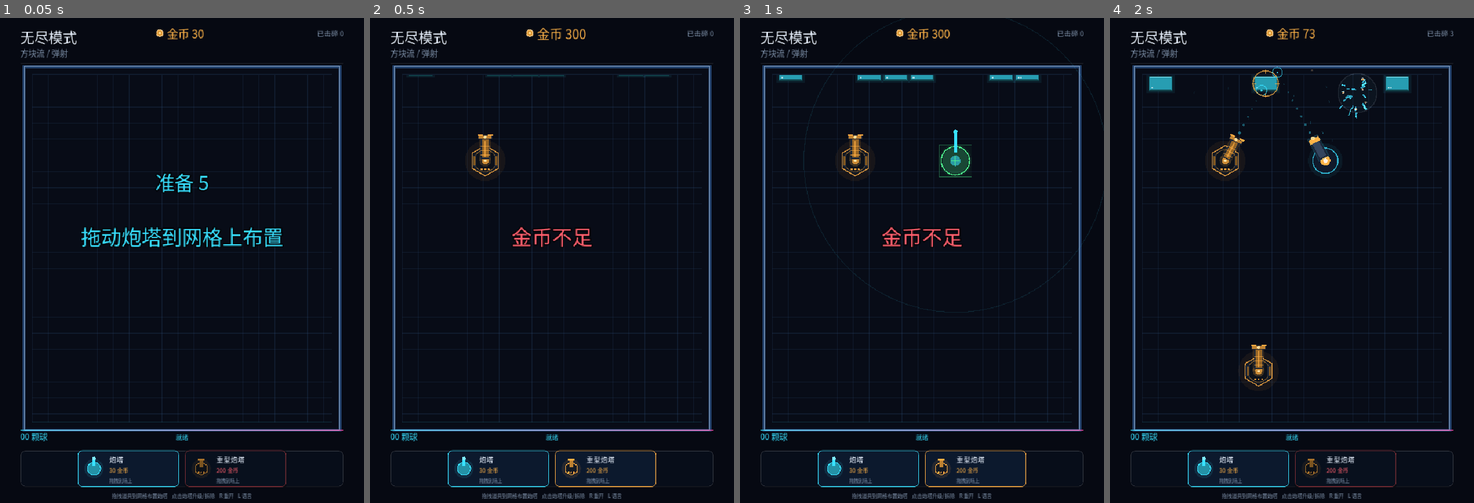
Above: before the commit, frames 1-4 (left to right).
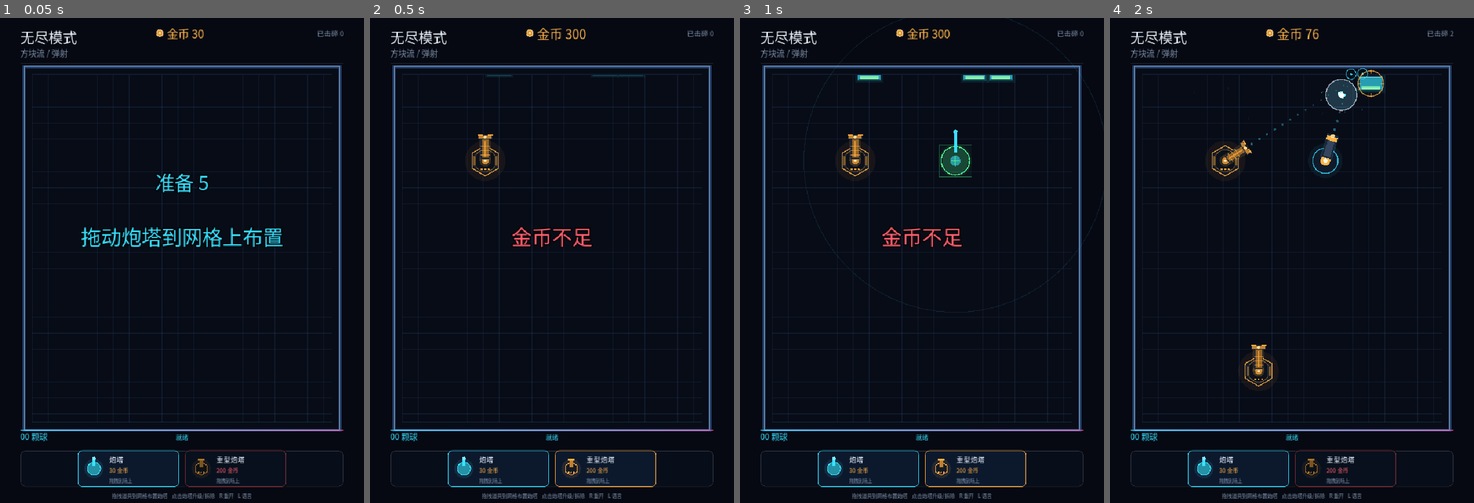
Above: after the commit, the same moments.

Repository: soryu-ryouji/build-shoot
Game: Godot game, scene res://tools/smoke_test.tscn
Two runs of this game, one before a commit and one after it. Both use one fixed random seed, a clock stepped at 60 frames per second and the inputs below. This scene is started directly instead of the project's main scene.
Inputs (mouse positions are in pixels of both pictures, inside the frame that each line leads up to):
- Up to frame 1 (0.05 s): no input
- Up to frame 2 (0.5 s): no input
- Up to frame 3 (1 s): tap Enter at 0.5 s; drag from (867, 469) to (958, 153) at 0.52 s
- Up to frame 4 (2 s): drag from (1346, 469) to (1273, 357) at 1.27 s

Frame 1 is identical in both runs. In frame 2, less than 0.1% of the frame differs, in the area x 10-83%, y 11-13%; in frame 3, 0.5%; in frame 4, 2.2%, in the area x 10-95%, y 2-31%.

Commit message:
feat: 增加怪物种类并调整波次难度

Diff:
--- a/scripts/blocks.gd
+++ b/scripts/blocks.gd
@@ -12,6 +12,13 @@
 const GRID_ORIGIN_X := 76.0
 const ROW_PITCH := 48.0
 const SPAWN_Y := PLAY_TOP - CELL_SIZE.y - 6.0
+const ROWS_PER_WAVE := 5
+
+const KIND_NORMAL := "normal"
+const KIND_SWIFT := "swift"
+const KIND_ARMORED := "armored"
+const KIND_ELITE := "elite"
+const HEALTH_BAR_HEIGHT := 6.0
 
 var blocks: Array[Dictionary] = []
 var by_id := {}
@@ -52,7 +59,7 @@
 	var dy := scroll_speed * delta
 	for b in blocks:
 		if bool(b.alive):
-			b.rect.position.y += dy
+			b.rect.position.y += dy * float(b.get("speed_scale", 1.0))
 
 	# 移除已经滚出底部或被击碎的方块
 	var i := blocks.size() - 1
@@ -161,32 +168,66 @@
 	}
 
 
+func _wave_for_row(row: int) -> int:
+	return int(row / ROWS_PER_WAVE) + 1
+
+
+func _base_health_for_wave(wave: int) -> int:
+	return 2 + maxi(wave, 1)
+
+
+func _enemy_count_for_wave(wave: int) -> int:
+	return clampi(2 + maxi(wave, 1), 3, COLS)
+
+
+func _pick_kind(wave: int) -> String:
+	var roll := _rng.randf()
+	if wave >= 4 and roll < 0.10:
+		return KIND_ELITE
+	if wave >= 3 and roll < 0.28:
+		return KIND_ARMORED
+	if wave >= 2 and roll < 0.55:
+		return KIND_SWIFT
+	return KIND_NORMAL
+
+
+func _health_for_kind(kind: String, base_hp: int) -> int:
+	match kind:
+		KIND_SWIFT:
+			return maxi(2, int(round(base_hp * 0.7)))
+		KIND_ARMORED:
+			return int(round(base_hp * 2.0))
+		KIND_ELITE:
+			return int(round(base_hp * 3.5))
+	return base_hp
+
+
+func _speed_for_kind(kind: String) -> float:
+	match kind:
+		KIND_SWIFT:
+			return 1.3
+		KIND_ARMORED:
+			return 0.8
+		KIND_ELITE:
+			return 0.9
+	return 1.0
+
+
 func _spawn_row(y: float) -> void:
 	var row := spawned_rows
 	spawned_rows += 1
 
+	var wave := _wave_for_row(row)
 	var color_index := int(row / 2) % 6 + 1
-	var hp_base := clampi(1 + int(row / 14), 1, 5)
-
-	# 先铺满，再挖 2~3 段连续缺口，保证行与行之间、块与块之间都有空隙
+	var hp_base := _base_health_for_wave(wave)
+
+	# 每 5 行组成一波：第一波每行 3~4 只，之后每波约增加 1 只
+	var target_count := mini(COLS, _enemy_count_for_wave(wave) + _rng.randi_range(0, 1))
 	var present: Array[bool] = []
 	present.resize(COLS)
-	present.fill(true)
-	var gap_count := _rng.randi_range(2, 3)
-	for g in gap_count:
-		var gap_len := _rng.randi_range(2, 3)
-		var start := _rng.randi_range(0, COLS - gap_len)
-		for c in range(start, start + gap_len):
-			present[c] = false
-	for c in COLS:
-		if _rng.randf() < 0.04:
-			present[c] = false
-
+	present.fill(false)
 	var filled := 0
-	for c in COLS:
-		if present[c]:
-			filled += 1
-	while filled < 5:
+	while filled < target_count:
 		var c := _rng.randi_range(0, COLS - 1)
 		if not present[c]:
 			present[c] = true
@@ -195,10 +236,16 @@
 	for c in COLS:
 		if not present[c]:
 			continue
-		var hp := hp_base
-		if _rng.randf() < 0.15:
-			hp += 1
-		hp = clampi(hp, 1, 6)
+		var kind := _pick_kind(wave)
+		var hp := _health_for_kind(kind, hp_base)
+		var color := Palette.block_color(color_index)
+		match kind:
+			KIND_SWIFT:
+				color = Palette.CYAN
+			KIND_ARMORED:
+				color = Palette.METAL.lightened(0.20)
+			KIND_ELITE:
+				color = Palette.PINK
 		var rect := Rect2(
 			Vector2(GRID_ORIGIN_X + c * (CELL_SIZE.x + CELL_GAP_X), y),
 			CELL_SIZE
@@ -207,10 +254,12 @@
 		_next_id += 1
 		var block := {
 			"id": id,
+			"kind": kind,
 			"rect": rect,
 			"hp": hp,
 			"max_hp": hp,
-			"color": Palette.block_color(color_index),
+			"speed_scale": _speed_for_kind(kind),
+			"color": color,
 			"flash": 0.0,
 			"alive": true,
 		}
@@ -218,6 +267,39 @@
 		by_id[id] = block
 
 
+func _draw_kind(inner: Rect2, kind: String, col: Color) -> void:
+	var c := inner.get_center() + Vector2(0.0, -2.0)
+	match kind:
+		KIND_SWIFT:
+			var mark := Color(0.9, 1.0, 1.0, 0.72)
+			draw_polyline(PackedVector2Array([
+				c + Vector2(-8.0, -5.0),
+				c + Vector2(0.0, 2.0),
+				c + Vector2(8.0, -5.0),
+			]), mark, 2.0, true)
+		KIND_ARMORED:
+			draw_rect(inner.grow(-3.0), col.lightened(0.35), false, 2.0)
+			for x in [inner.position.x + 5.0, inner.end.x - 5.0]:
+				draw_circle(Vector2(x, inner.position.y + 5.0), 1.5, col.lightened(0.55))
+		KIND_ELITE:
+			draw_arc(c, 7.0, 0.0, TAU, 6, col.lightened(0.60), 2.0, true)
+			draw_circle(c, 2.5, Color(1.0, 0.9, 0.95, 0.85))
+
+
+func _draw_health_bar(inner: Rect2, hp: int, max_hp: int) -> void:
+	var ratio := clampf(float(hp) / float(maxi(max_hp, 1)), 0.0, 1.0)
+	var back := Rect2(
+		Vector2(inner.position.x + 4.0, inner.end.y - HEALTH_BAR_HEIGHT - 2.0),
+		Vector2(inner.size.x - 8.0, HEALTH_BAR_HEIGHT)
+	)
+	draw_rect(back, Color(0.01, 0.02, 0.04, 0.9))
+	if ratio > 0.0:
+		var fill := Rect2(back.position, Vector2(back.size.x * ratio, back.size.y))
+		var fill_color := Color("7bf1a8") if ratio > 0.30 else Palette.DANGER
+		draw_rect(fill, fill_color)
+	draw_rect(back, Color(1.0, 1.0, 1.0, 0.25), false, 1.0)
+
+
 func _draw() -> void:
 	for b in blocks:
 		if not bool(b.alive):
@@ -226,6 +308,7 @@
 		var max_hp: int = int(b.max_hp)
 		var hp: int = int(b.hp)
 		var col: Color = b.color
+		var kind := String(b.get("kind", KIND_NORMAL))
 
 		draw_rect(rect.grow(4.0), Color(col.r, col.g, col.b, 0.07))
 		draw_rect(rect, col.darkened(0.72))
@@ -233,6 +316,7 @@
 		draw_rect(inner, col.darkened(0.30))
 		draw_line(inner.position + Vector2(1.0, 1.0), Vector2(inner.end.x - 1.0, inner.position.y + 1.0), col.lightened(0.45), 2.0)
 		draw_line(Vector2(inner.position.x + 1.0, inner.end.y - 1.0), Vector2(inner.end.x - 1.0, inner.end.y - 1.0), col.darkened(0.62), 2.0)
+		_draw_kind(inner, kind, col)
 
 		if hp < max_hp:
 			draw_rect(inner, Color(0.02, 0.03, 0.08, 0.38))
@@ -244,6 +328,5 @@
 		if flash > 0.0:
 			draw_rect(inner, Color(1.0, 1.0, 1.0, 0.45 * flash))
 
-		for j in hp:
-			var pip := Rect2(Vector2(inner.position.x + 4.0 + j * 5.0, inner.end.y - 6.0), Vector2(3.0, 3.0))
-			draw_rect(pip, Color(1.0, 1.0, 1.0, 0.6))
+		# 用连续粗血条替代血点，高血量怪物也能准确显示剩余比例
+		_draw_health_bar(inner, hp, max_hp)
--- a/tools/smoke_test.gd
+++ b/tools/smoke_test.gd
@@ -10,6 +10,8 @@
 var tracked_id := -1
 var tracked_y := 0.0
 var heavy: Node = null
+var auto_coins_baseline := 0
+var auto_destroyed_baseline := 0
 
 
 func _ready() -> void:
@@ -51,6 +53,21 @@
 		var first: Dictionary = main.blocks.blocks[0]
 		var first_rect: Rect2 = first.rect
 		_check(first_rect.position.y < 112.0, "first blocks start above the visible area")
+		_check(int(first.max_hp) == 3, "first wave enemies have low health")
+		_check(main.blocks.blocks.size() >= 3 and main.blocks.blocks.size() <= 4, "first wave has low enemy density")
+		_check(String(first.kind) == "normal", "first row uses normal enemies")
+		_check(main.blocks._wave_for_row(0) == 1 and main.blocks._wave_for_row(4) == 1, "first five rows form wave one")
+		_check(main.blocks._wave_for_row(5) == 2, "row five starts wave two")
+		_check(main.blocks._enemy_count_for_wave(1) == 3, "wave one starts with three enemies per row")
+		_check(main.blocks._enemy_count_for_wave(4) > main.blocks._enemy_count_for_wave(1), "later waves increase enemy count")
+		_check(main.blocks._enemy_count_for_wave(9) == main.blocks.COLS, "enemy count eventually fills a row")
+		_check(main.blocks._base_health_for_wave(4) > main.blocks._base_health_for_wave(1), "later waves increase base health")
+		_check(main.blocks._health_for_kind("swift", 6) < main.blocks._health_for_kind("normal", 6), "swift enemies have lighter health")
+		_check(main.blocks._health_for_kind("armored", 6) > main.blocks._health_for_kind("normal", 6), "armored enemies have heavier health")
+		_check(main.blocks._health_for_kind("elite", 6) > main.blocks._health_for_kind("armored", 6), "elite enemies have the thickest health")
+		_check(main.blocks._speed_for_kind("swift") > main.blocks._speed_for_kind("normal"), "swift enemies move faster")
+		_check(main.blocks._speed_for_kind("armored") < main.blocks._speed_for_kind("normal"), "armored enemies move slower")
+		_check(float(main.blocks.HEALTH_BAR_HEIGHT) >= 6.0, "health bars are thicker than health pips")
 		var lowest := _lowest_block()
 		tracked_id = int(lowest.id)
 		var tracked_rect: Rect2 = lowest.rect
@@ -130,8 +147,6 @@
 		if heavy != null:
 			_check(int(heavy.shots) > 0, "placed turret fires automatically")
 			_check(heavy.has_target(), "placed turret acquires target")
-		_check(int(main.blocks.destroyed) > 0, "placed turret destroys blocks")
-		_check(int(main.coins) > 300, "placed turret earns coins")
 
 	if frame == 140:
 		# 点击特定炮塔后用金币升级攻击力
@@ -167,6 +182,35 @@
 			ball.bounces_left = 1
 			ball._spend_bounce()
 			_check(main.active_balls.size() == before_count, "ball vanishes when bounces run out")
+
+		# 用近程低血量目标和就绪的炮塔验证自动击杀，避免随机阵型造成时序抖动
+		for b in main.blocks.blocks:
+			if bool(b.alive):
+				b.hp = 1
+		if heavy != null:
+			heavy._cooldown = 0.0
+			var target_rect := Rect2(heavy.global_position + Vector2(-24.0, -115.0), Vector2(48.0, 30.0))
+			var target_id := int(main.blocks._next_id)
+			main.blocks._next_id += 1
+			var target := {
+				"id": target_id,
+				"kind": "normal",
+				"rect": target_rect,
+				"hp": 1,
+				"max_hp": 1,
+				"speed_scale": 0.0,
+				"color": Color.WHITE,
+				"flash": 0.0,
+				"alive": true,
+			}
+			main.blocks.blocks.append(target)
+			main.blocks.by_id[target_id] = target
+		auto_destroyed_baseline = int(main.blocks.destroyed)
+		auto_coins_baseline = int(main.coins)
+
+	if frame == 219:
+		_check(int(main.blocks.destroyed) > auto_destroyed_baseline, "placed turret destroys blocks")
+		_check(int(main.coins) > auto_coins_baseline, "placed turret earns coins")
 
 	if frame == 220:
 		# 清空所有目标，下一帧检查炮塔不再显示锁定线
